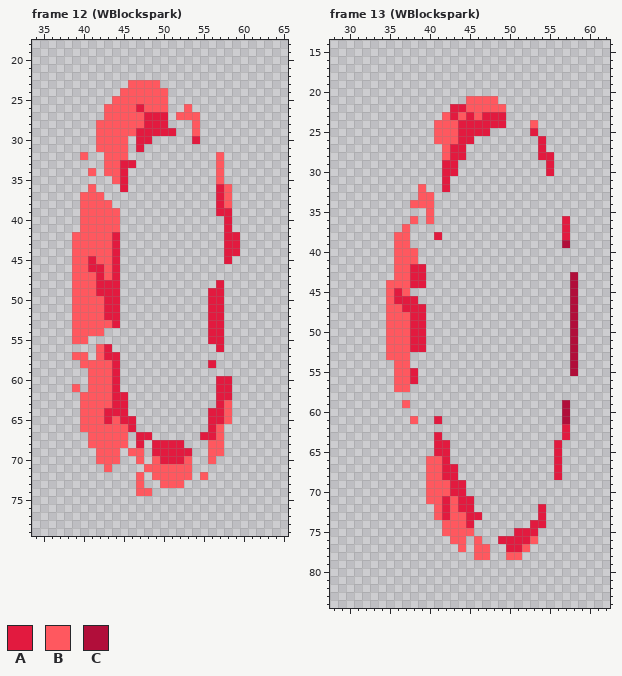
Edited in one commit: pixel-art file (Assets/Effects/Hitsparks/AsepriteFiles/Blocksparks.aseprite). Above, as it was before the edit.
100x100 pixels, 34 frames. Shown: frame 12 (WBlockspark): x 34..65, y 18..79; frame 13 (WBlockspark): x 28..62, y 14..84. The commit also changed other frames, which this record leaves out.
Palette (. is transparent): A #e21a3f  B #ff585f  C #b10e3a
After:
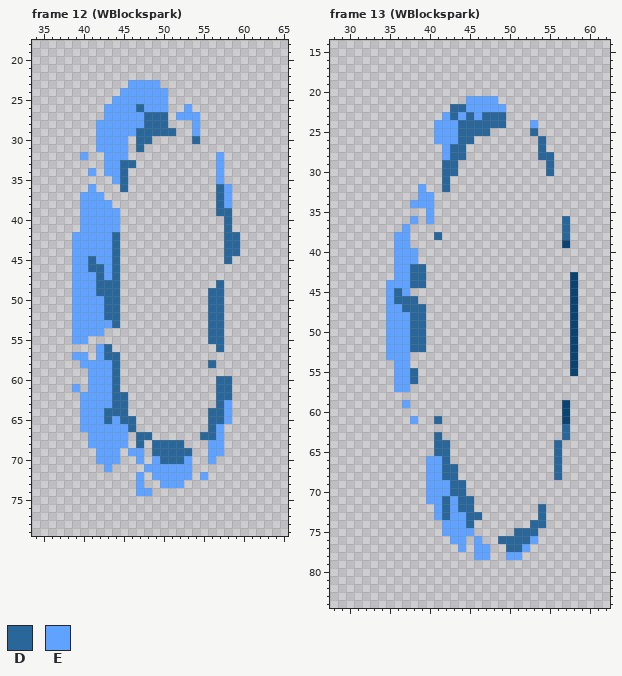
Colours new in this view: D #29669a  E #5fa2ff
Edits made:
colour C: #b10e3a -> #0a4271
Changed rows in their new state; - is a pixel that keeps its letter.
Frame 12 (WBlockspark), layer "Sprite":
first column x 39:
23 -------EEEE----------
24 ------EEEEEE---------
25 -----EEEEEEE---------
26 ----EEEEDEEE--E------
27 ----EEEEEDDD-EEE-----
28 ---EEEEEEDDD---E-----
29 ---EEEEEDDDDD--E-----
30 ---EEEE-DD-----D-----
31 ---EEEE-D------------
32 -E--EEE-----------E--
33 ----EEDD----------E--
34 --E-EED-----------E--
35 -----ED-----------E--
36 --E---D-----------DE-
37 -EEE--------------DE-
38 -EEEE-------------DE-
39 -EEEEE------------DD-
40 -EEEEE-------------D-
41 -EEEEE-------------D-
42 EEEEED-------------DD
43 EEEEED-------------DD
44 EEEEED-------------DD
45 EEDEED-------------D-
46 EEDDED---------------
47 EEEDED---------------
48 EEEDDD------------D--
49 EEEDDD-----------DD--
50 EEEEDD-----------DD--
51 EEEEDD-----------DD--
52 EEEEDD-----------DD--
53 EEEEED-----------DD--
54 EEEE-------------DD--
55 EE---------------DD--
56 ---ED-------------D--
57 EE-EDD---------------
58 -EEEED-----------D---
59 --EEED---------------
60 --EEED------------DD-
61 E-EEED------------DD-
62 -EEEEDD-----------DD-
63 -EEEEDD-----------DE-
64 -EEEDDD----------DDE-
65 -EEEDEDD---------DDE-
66 -EEEEEED---------DE--
67 --EEEEE-DD------DDE--
68 --EEEEE-D-DDDD---EE--
69 ---EEE-EE-DDDDD--EE--
70 ---EEE--E-EDDDE--E---
71 ----E----EEEEEE------
72 --------E-EEEEE-E----
73 --------E--EEE-------
74 --------EE-----------
Frame 13 (WBlockspark), layer "Sprite":
first column x 35:
21 ----------EEEE---------
22 --------DDEEEEE--------
23 -------EDEDEDDD--------
24 ------EEEDDDDDD---E----
25 ------EEEDDDD-----D----
26 ------EEEDD--------D---
27 -------EDD---------D---
28 -------EDD---------DD--
29 -------DD-----------D--
30 -------DD-----------D--
31 -------D---------------
32 ----E--D---------------
33 ----EE-----------------
34 ---EEE-----------------
35 -----E-----------------
36 ---E-E----------------D
37 --E-------------------D
38 -EE---D---------------D
39 -EE--------------------
40 -EEE-------------------
41 -EEE-------------------
42 -EEDD------------------
43 -EEDD------------------
44 EEEDD------------------
45 EDE--------------------
46 EDDD-------------------
47 EEDDD------------------
48 EEEDD------------------
49 EEEDD------------------
50 EEEDD------------------
51 EEEDD------------------
52 EEEDD------------------
53 EEE--------------------
54 -EE--------------------
55 -EED-------------------
56 -EED-------------------
57 -EE--------------------
59 --E--------------------
61 ---E--D----------------
62 ----------------------D
63 ------D---------------D
64 ------DD-------------D-
65 ------DD-------------D-
66 -----EED-------------D-
67 -----EEDD------------D-
68 -----EEDD------------D-
69 -----EEEDD-------------
70 -----EEEDD-------------
71 -----EEDEDD------------
72 ------EDEDD--------D---
73 ------EDEEDD-------D---
74 -------EEED-------DD---
75 -------EEEE-----DDD----
76 --------EE-E--DDDDE----
77 ---------E-EE--DDE-----
78 -----------EE--EE------
Where, in picture pixels (left, top, right, bottom), the same in both pictures:
changed: (72, 80, 240, 496)
changed: (386, 96, 578, 560)
